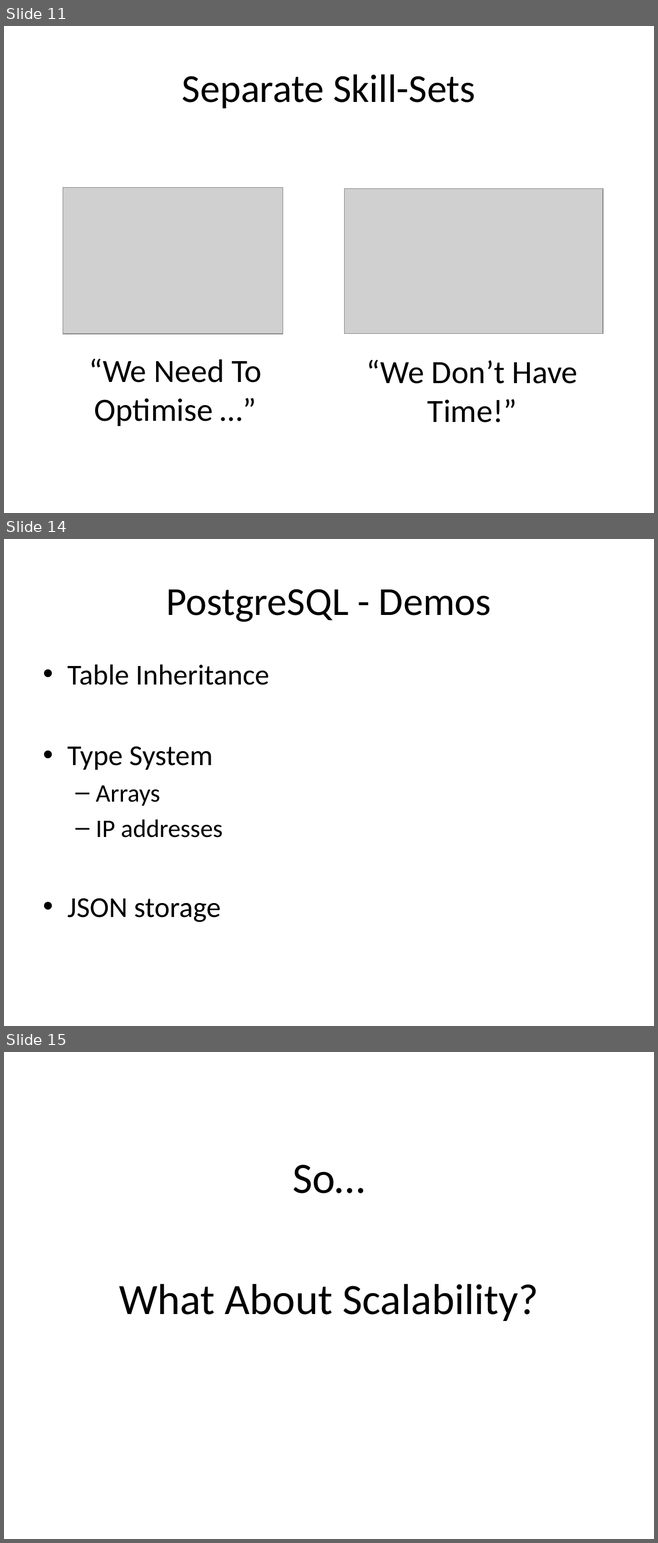
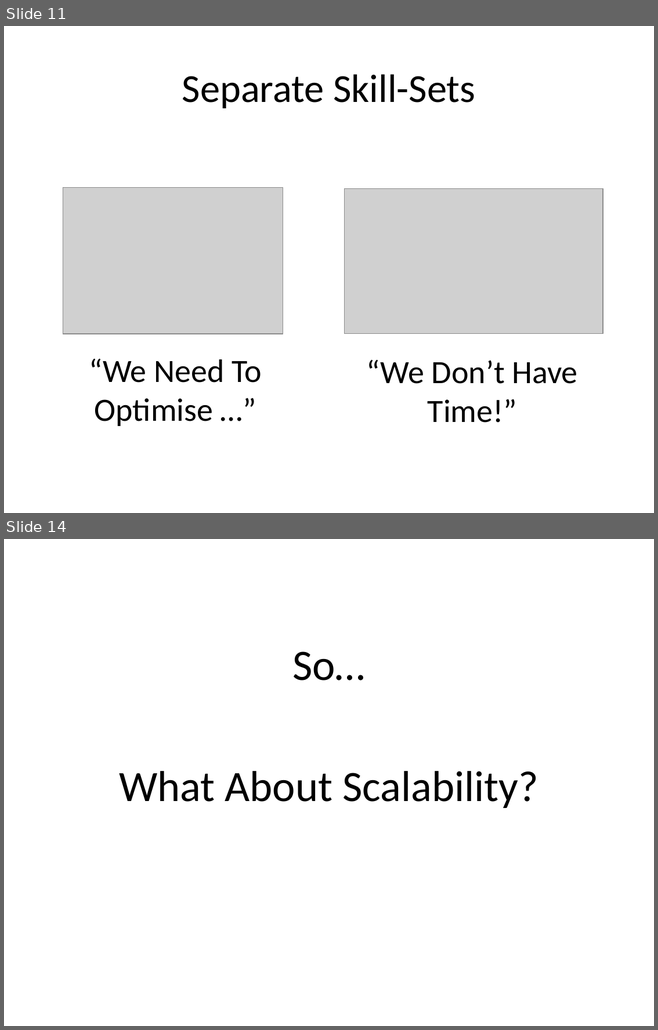
Before and after one commit to alexdgarland/database-demos, a slide deck: Slides/Not Only SQL - Picking A Database for DotNET.pptx. Shown one above the other, each under a label of ours: slides 11, 14 and 15 before the commit, slides 11 and 14 after it; the slides between them are not shown. The pictures are 658x1543 and 658x1030 pixels, drawn with LibreOffice and Linux fonts; fonts in the diff are those of the drawing; grey boxes stand for pictures. Boxes give left, top, right and bottom in pixels: in the first picture for what was removed or moved away, otherwise in the second. Text is boxed around its words. In the diff, an @@ line names an element or a change of style, - is before the commit and + after.

```diff
--- a/Slides/Not Only SQL - Picking A Database for DotNET.pptx
+++ b/Slides/Not Only SQL - Picking A Database for DotNET.pptx
@@ slide 14 removed at (4,539,654,1026), background #FFFFFF @@
@@ title removed at (166,589,491,622) @@
-PostgreSQL - Demos
@@ text removed at (67,664,269,922) @@
-• Table Inheritance
-• Type System
-  – Arrays
-  – IP addresses
-• JSON storage
@@ what was slide 15 is now slide 14 @@
```
Also in this commit, not shown: 1 slide changed, 2 slides added, 1 other slide removed.
